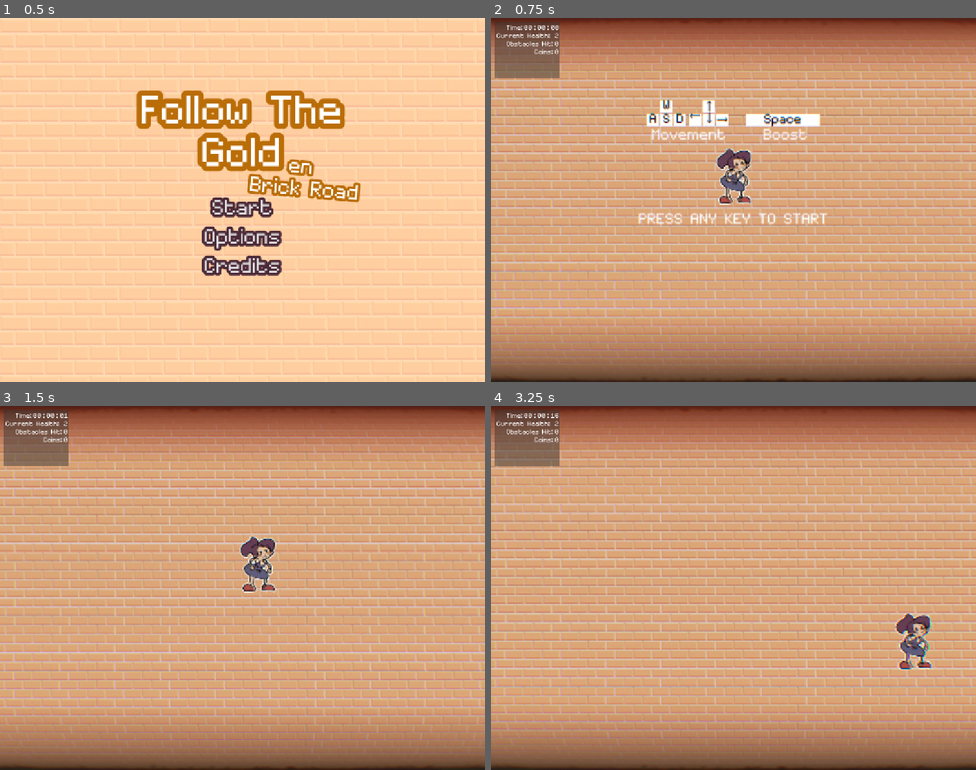
Above: before the commit, frames 1-4 (two rows, left to right).
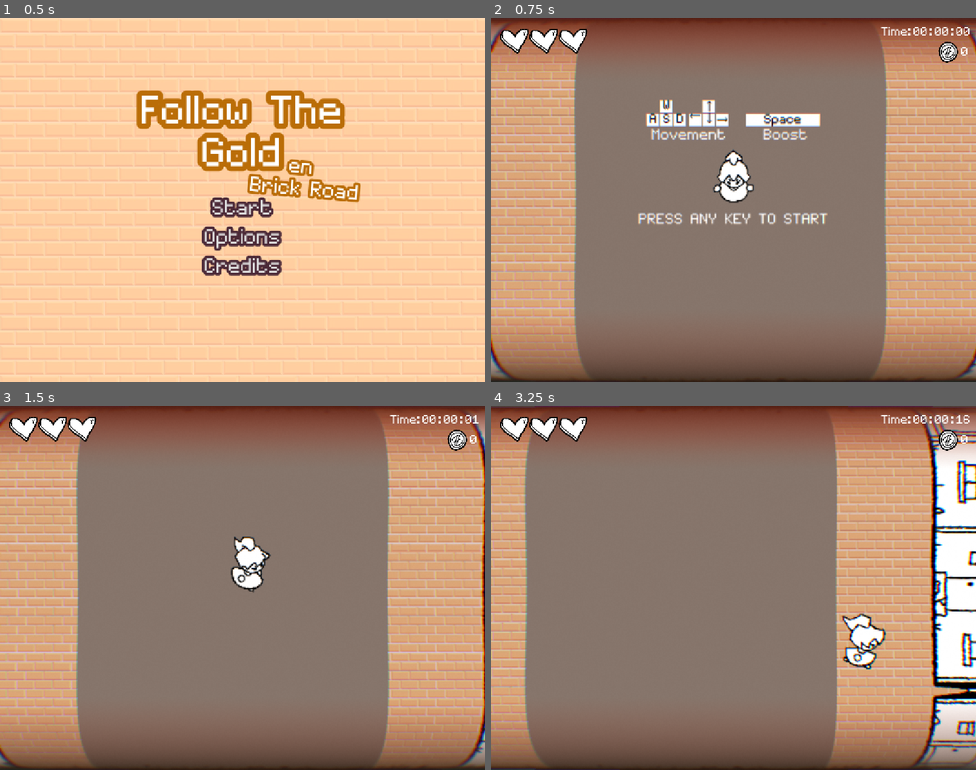
Above: after the commit, the same moments.

Repository: kayillustrations/Follow-The-Gold
Game: Godot game, scene res://scenes/main_menu.tscn
Same seed, same stepped clock (60 frames per second), same inputs: the game is played once before the commit and once after it.
Inputs (mouse positions are in pixels of both pictures, inside the frame that each line leads up to):
- Up to frame 1 (0.5 s): no input
- Up to frame 2 (0.75 s): click "Start" at 0.5 s
- Up to frame 3 (1.5 s): tap Enter (ui_accept) at 1.25 s; move the mouse to (349, 569) at 1.27 s; hold D (right) from 1.28 s (still down); tap Space (Boost) at 1.35 s
- Up to frame 4 (3.25 s): tap Enter (ui_accept) at 1.52, 2.27 s; move the mouse to (636, 606) at 2.02 s; release D (right) at 2.03 s; hold Down (down) 2.03-2.78 s; tap Space (Boost) at 2.1, 2.85 s; move the mouse to (782, 507) at 2.77 s; hold D (right) from 2.78 s (still down)

Frame 1 is identical in both runs. In frame 2, 63% of the frame differs, in the area x 0-100%, y 1-99%; in frame 3, 67%; in frame 4, 74%, in the area x 0-100%, y 0-100%.

Commit message:
test draft art

Diff:
--- a/_globals/autoloads/4.GameManager.gd
+++ b/_globals/autoloads/4.GameManager.gd
@@ -53,6 +53,7 @@
 	obstacles_spawned = 0
 	total_time_milli = 0
 	SceneLoader.ui.ClearTimer()
+	SceneLoader.ui.ResetHealth()
 	SignalBus.update_ui.emit()
 	StartedGame(false)
 	pass
--- a/_globals/components/damager_comp.gd
+++ b/_globals/components/damager_comp.gd
@@ -9,7 +9,6 @@
 	isObstacle = get_collision_layer_value(3)
 	if parent.name == "PathFollow2D":
 		parent = $"../../.."
-		print(parent.name)
 
 func _on_area_entered(area: Area2D) -> void:
 	if area.name == "HealthComp":
--- a/_globals/components/health_comp.gd
+++ b/_globals/components/health_comp.gd
@@ -35,6 +35,7 @@
 		SignalBus.Effects.DAMAGE:
 			sprite_color(false,damaged_color)
 			$"../Audio_damage".play()
+			SignalBus.isDamaged.emit(true)
 			ChangeHealth(1)
 		SignalBus.Effects.SLOWNESS:
 			sprite_color(false,Color.CADET_BLUE)
--- a/objects/obs_crow.tscn
+++ b/objects/obs_crow.tscn
@@ -2,7 +2,7 @@
 
 [ext_resource type="PackedScene" uid="uid://b04pl3lwnnh5n" path="res://objects/obstacle_base.tscn" id="1_q3604"]
 [ext_resource type="Script" uid="uid://s7j7gjthofv5" path="res://objects/obs_crow.gd" id="2_0tqeh"]
-[ext_resource type="Texture2D" uid="uid://rl4qhoiwaal" path="res://_imported/temp art/particles.png" id="2_yfxm3"]
+[ext_resource type="Texture2D" uid="uid://b6ddwbuw5b8gd" path="res://art/draft.png" id="3_stpov"]
 [ext_resource type="Script" uid="uid://dhu2arpfxq6j5" path="res://_globals/components/damager_comp.gd" id="4_lfxj6"]
 [ext_resource type="AudioStream" uid="uid://djrvnfgx6jdx8" path="res://sound/sfx/sfx_obstacles/sfx_wingflaps/wingflapVar1.wav" id="5_mkg1d"]
 [ext_resource type="AudioStream" uid="uid://cu0p5fx0bqrg" path="res://sound/sfx/sfx_obstacles/squacksfx.wav" id="6_aq32w"]
@@ -23,11 +23,10 @@
 
 [node name="Sprite2D" parent="." index="0"]
 z_index = 50
-position = Vector2(-1.5, -7)
-rotation = 2.96706
+position = Vector2(1, -7)
 scale = Vector2(0.25, 0.258)
-texture = ExtResource("2_yfxm3")
-region_rect = Rect2(165.668, -2.13332, 73.3335, 130.534)
+texture = ExtResource("3_stpov")
+region_rect = Rect2(337, 721, 250, 197)
 
 [node name="Area2D" parent="." index="3"]
 effect = 3
--- a/objects/obs_poppy.tscn
+++ b/objects/obs_poppy.tscn
@@ -1,9 +1,12 @@
-[gd_scene load_steps=4 format=3 uid="uid://b7jfb875f8a2f"]
+[gd_scene load_steps=5 format=3 uid="uid://b7jfb875f8a2f"]
 
 [ext_resource type="PackedScene" uid="uid://b04pl3lwnnh5n" path="res://objects/obstacle_base.tscn" id="1_i24vo"]
 [ext_resource type="Script" uid="uid://eve848u1a0tk" path="res://objects/obs_poppy.gd" id="2_c4wqy"]
+[ext_resource type="Texture2D" uid="uid://b6ddwbuw5b8gd" path="res://art/draft.png" id="3_ihaoh"]
 
 [sub_resource type="CapsuleShape2D" id="CapsuleShape2D_7c8k3"]
+radius = 11.5
+height = 34.0
 
 [node name="Poppy" instance=ExtResource("1_i24vo")]
 script = ExtResource("2_c4wqy")
@@ -11,7 +14,8 @@
 [node name="Sprite2D" parent="." index="0"]
 position = Vector2(0, -14)
 scale = Vector2(0.25, 0.258)
-region_rect = Rect2(1834.19, 2611.23, 68.3776, 105.322)
+texture = ExtResource("3_ihaoh")
+region_rect = Rect2(473, 302, 107, 139)
 
 [node name="Area2D" parent="." index="3"]
 effect = 2
--- a/objects/obs_puddle.tscn
+++ b/objects/obs_puddle.tscn
@@ -1,22 +1,33 @@
-[gd_scene load_steps=4 format=3 uid="uid://n1u4mdpwh8rw"]
+[gd_scene load_steps=5 format=3 uid="uid://n1u4mdpwh8rw"]
 
 [ext_resource type="PackedScene" uid="uid://b04pl3lwnnh5n" path="res://objects/obstacle_base.tscn" id="1_2yiwk"]
 [ext_resource type="Script" uid="uid://dv0xfi3owvx2d" path="res://objects/obs_puddle.gd" id="2_j2rvv"]
+[ext_resource type="Texture2D" uid="uid://b6ddwbuw5b8gd" path="res://art/draft.png" id="3_1vs7u"]
 
 [sub_resource type="CapsuleShape2D" id="CapsuleShape2D_sbo80"]
-radius = 8.0
-height = 52.0
+radius = 15.5
+height = 33.0
 
 [node name="Puddle" instance=ExtResource("1_2yiwk")]
 script = ExtResource("2_j2rvv")
 
 [node name="Sprite2D" parent="." index="0"]
-modulate = Color(0.215686, 1, 1, 1)
+position = Vector2(0, 15)
+scale = Vector2(0.2452, 0.254386)
+texture = ExtResource("3_1vs7u")
+region_rect = Rect2(1010, 244, 134, 114)
+
+[node name="CollisionShape2D" parent="." index="1"]
+position = Vector2(0, 22)
+
+[node name="CPUParticles2D" parent="." index="2"]
+position = Vector2(0, 22)
 
 [node name="Area2D" parent="." index="3"]
+position = Vector2(0, 22)
 effect = 1
 
 [node name="CollisionShape3D" parent="Area2D" index="0"]
-position = Vector2(0, -6)
+position = Vector2(0, -6.5)
 rotation = 1.5708
 shape = SubResource("CapsuleShape2D_sbo80")
--- a/objects/obs_rat.tscn
+++ b/objects/obs_rat.tscn
@@ -1,7 +1,7 @@
 [gd_scene load_steps=14 format=3 uid="uid://cjvaeesg11ow8"]
 
+[ext_resource type="Texture2D" uid="uid://b6ddwbuw5b8gd" path="res://art/draft.png" id="2_8cnln"]
 [ext_resource type="Script" uid="uid://b7cf0jrk81444" path="res://objects/obs_rat.gd" id="2_al31q"]
-[ext_resource type="Texture2D" uid="uid://rl4qhoiwaal" path="res://_imported/temp art/particles.png" id="3_1xfot"]
 [ext_resource type="Script" uid="uid://dhu2arpfxq6j5" path="res://_globals/components/damager_comp.gd" id="3_tfsen"]
 [ext_resource type="AudioStream" uid="uid://2yg770bir0wt" path="res://sound/sfx/sfx_player/sfx_footsteps/footstep1.wav" id="4_q2xi3"]
 [ext_resource type="AudioStream" uid="uid://co1ngce5gppwk" path="res://sound/sfx/sfx_obstacles/ratsqueaksfx.wav" id="4_tfsen"]
@@ -50,9 +50,9 @@
 rotation = 1.64934
 scale = Vector2(2, 2)
 skew = -0.0238584
-texture = ExtResource("3_1xfot")
+texture = ExtResource("2_8cnln")
 region_enabled = true
-region_rect = Rect2(-4.08563, 101.914, 42.4493, 61.6078)
+region_rect = Rect2(878, 820, 51, 132)
 
 [node name="CPUParticles2D" type="CPUParticles2D" parent="Path2D/PathFollow2D"]
 unique_name_in_owner = true
--- a/objects/obs_sewer.tscn
+++ b/objects/obs_sewer.tscn
@@ -1,23 +1,25 @@
-[gd_scene load_steps=4 format=3 uid="uid://dnebyvwvdm3kw"]
+[gd_scene load_steps=5 format=3 uid="uid://dnebyvwvdm3kw"]
 
 [ext_resource type="PackedScene" uid="uid://b04pl3lwnnh5n" path="res://objects/obstacle_base.tscn" id="1_xrqpe"]
 [ext_resource type="Script" uid="uid://d4hv7xr8j368x" path="res://objects/obs_sewer.gd" id="2_dwx8m"]
+[ext_resource type="Texture2D" uid="uid://b6ddwbuw5b8gd" path="res://art/draft.png" id="3_htohe"]
 
-[sub_resource type="RectangleShape2D" id="RectangleShape2D_5hnt2"]
-size = Vector2(37, 32)
+[sub_resource type="CapsuleShape2D" id="CapsuleShape2D_htohe"]
+radius = 20.0
+height = 39.9999
 
 [node name="Sewer" instance=ExtResource("1_xrqpe")]
 script = ExtResource("2_dwx8m")
 
 [node name="Sprite2D" parent="." index="0"]
 position = Vector2(0, 19.5001)
-rotation = 1.5708
 scale = Vector2(0.25, 0.258)
-region_rect = Rect2(1589.32, 1792.36, 156.503, 193.327)
+texture = ExtResource("3_htohe")
+region_rect = Rect2(649, 482, 160, 150)
 
 [node name="Area2D" parent="." index="3"]
 effect = 4
 
 [node name="CollisionShape3D" parent="Area2D" index="0"]
-position = Vector2(-0.5, 19.5001)
-shape = SubResource("RectangleShape2D_5hnt2")
+position = Vector2(0, 17.5)
+shape = SubResource("CapsuleShape2D_htohe")
--- a/objects/player.gd
+++ b/objects/player.gd
@@ -4,7 +4,9 @@
 @onready var cooldown: Timer = $Cooldown
 
 @onready var health_comp: HealthComp = $HealthComp
-@onready var sprite_2d: Sprite2D = $Sprite2D
+#@onready var sprite_2d: Sprite2D = $Sprite2D
+@onready var animated_sprite_2d: AnimatedSprite2D = $AnimatedSprite2D
+
 
 var player_starting_position : Vector2
 
@@ -59,6 +61,7 @@
 		return
 	AxisMovement()
 	CheckState()
+	GetAnimated()
 	pass
 
 func ResetPlayer():
@@ -112,6 +115,21 @@
 		velocity.y = GameManager.b_movement
 
 	move_and_slide()
+
+func GetAnimated():
+	if direction_x > 0:animated_sprite_2d.flip_h = true
+	else: animated_sprite_2d.flip_h = false
+	if direction_y > 0: animated_sprite_2d.speed_scale = 1.5
+	else: animated_sprite_2d.speed_scale = 1
+
+	if direction_x == 0 && direction_y > 0:
+		animated_sprite_2d.animation = "idle"
+	elif direction_x == 0:
+		animated_sprite_2d.animation = "forward"
+	elif abs(direction_x) == 1:
+		animated_sprite_2d.animation = "side"
+	else:
+		animated_sprite_2d.animation = "angle"
 
 func Boost(activated:bool):
 	var tween:= create_tween()
--- a/objects/player.tscn
+++ b/objects/player.tscn
@@ -1,10 +1,13 @@
-[gd_scene load_steps=19 format=3 uid="uid://dh2v0600vkess"]
+[gd_scene load_steps=23 format=3 uid="uid://dh2v0600vkess"]
 
 [ext_resource type="Script" uid="uid://053yqqoj8kga" path="res://objects/player.gd" id="1_ykyjo"]
-[ext_resource type="Texture2D" uid="uid://hivd6l8m2h8s" path="res://_imported/temp art/sheet_alley_placeholder.png" id="2_uxov2"]
+[ext_resource type="Texture2D" uid="uid://bdcx8e54af2hr" path="res://art/p_angle.png" id="2_s4hvt"]
+[ext_resource type="Texture2D" uid="uid://c5ur0kfhswm1x" path="res://art/p_forward.png" id="3_2sux5"]
 [ext_resource type="Script" uid="uid://dqvai2dc6pdkc" path="res://_globals/components/health_comp.gd" id="3_uxov2"]
+[ext_resource type="Texture2D" uid="uid://ccglb0xd6rheb" path="res://art/p_idle.png" id="4_iqfnf"]
 [ext_resource type="AudioStream" uid="uid://cillrsqptynng" path="res://sound/sfx/sfx_player/boostsfx.wav" id="4_nmc1l"]
 [ext_resource type="AudioStream" uid="uid://2yg770bir0wt" path="res://sound/sfx/sfx_player/sfx_footsteps/footstep1.wav" id="5_4vq5b"]
+[ext_resource type="Texture2D" uid="uid://dgki2ifhg5ap2" path="res://art/p_side.png" id="5_bhqug"]
 [ext_resource type="AudioStream" uid="uid://l5ycmngpuuwc" path="res://sound/sfx/sfx_player/hurtsfx.wav" id="5_mqnmn"]
 [ext_resource type="AudioStream" uid="uid://bfak80wc1fmpg" path="res://sound/sfx/sfx_player/sfx_footsteps/footstep2.wav" id="6_3nfmf"]
 [ext_resource type="AudioStream" uid="uid://b3lni6lo6o4hh" path="res://sound/sfx/sfx_obstacles/smokehitsfx.wav" id="6_5esnd"]
@@ -15,6 +18,41 @@
 [ext_resource type="AudioStream" uid="uid://c8nonnd0qjbse" path="res://sound/sfx/sfx_player/getcoinsfx.wav" id="9_2sux5"]
 [ext_resource type="AudioStream" uid="uid://df7sjs3pmrwsm" path="res://sound/sfx/sfx_player/sfx_footsteps/footstep5.wav" id="9_r673r"]
 [ext_resource type="AudioStream" uid="uid://doopgymm30mmj" path="res://sound/sfx/sfx_player/sfx_footsteps/footstep6.wav" id="10_mqnmn"]
+
+[sub_resource type="SpriteFrames" id="SpriteFrames_cyhxw"]
+animations = [{
+"frames": [{
+"duration": 1.0,
+"texture": ExtResource("2_s4hvt")
+}],
+"loop": true,
+"name": &"angle",
+"speed": 5.0
+}, {
+"frames": [{
+"duration": 1.0,
+"texture": ExtResource("3_2sux5")
+}],
+"loop": true,
+"name": &"forward",
+"speed": 5.0
+}, {
+"frames": [{
+"duration": 1.0,
+"texture": ExtResource("4_iqfnf")
+}],
+"loop": true,
+"name": &"idle",
+"speed": 5.0
+}, {
+"frames": [{
+"duration": 1.0,
+"texture": ExtResource("5_bhqug")
+}],
+"loop": true,
+"name": &"side",
+"speed": 5.0
+}]
 
 [sub_resource type="CapsuleShape2D" id="CapsuleShape2D_bxedw"]
 radius = 31.0
@@ -43,9 +81,15 @@
 [node name="Sprite2D" type="Sprite2D" parent="."]
 position = Vector2(0, -55.75)
 scale = Vector2(0.5, 0.5)
-texture = ExtResource("2_uxov2")
 region_enabled = true
 region_rect = Rect2(78, 1754, 147, 229)
+
+[node name="AnimatedSprite2D" type="AnimatedSprite2D" parent="."]
+position = Vector2(-4.76837e-07, -56)
+scale = Vector2(0.362667, 0.362667)
+sprite_frames = SubResource("SpriteFrames_cyhxw")
+animation = &"idle"
+autoplay = "idle"
 
 [node name="Collision" type="CollisionShape2D" parent="."]
 position = Vector2(0, -57)
--- a/saves/save.cfg
+++ b/saves/save.cfg
@@ -1,3 +1,3 @@
 [0]
 
-highscore=613
+highscore=796
--- a/saves/settings.cfg
+++ b/saves/settings.cfg
@@ -1,5 +1,5 @@
 [0]
 
 debug_mode=true
-volume_music=0.422
-volume_sfx=1.0
+volume_music=0.02
+volume_sfx=0.675
--- a/scenes/level.tscn
+++ b/scenes/level.tscn
@@ -1,6 +1,7 @@
-[gd_scene load_steps=35 format=3 uid="uid://camr044y2lsco"]
+[gd_scene load_steps=40 format=3 uid="uid://camr044y2lsco"]
 
 [ext_resource type="Texture2D" uid="uid://cd35i7r5y6bjo" path="res://_imported/temp art/8.png" id="4_klq6b"]
+[ext_resource type="Texture2D" uid="uid://b6ddwbuw5b8gd" path="res://art/draft.png" id="4_wc255"]
 [ext_resource type="PackedScene" uid="uid://iqtxh4ptoq52" path="res://objects/despawner.tscn" id="6_2r41h"]
 [ext_resource type="Script" uid="uid://dhu2arpfxq6j5" path="res://_globals/components/damager_comp.gd" id="6_8c41q"]
 [ext_resource type="Script" uid="uid://b8ono3hmwbpux" path="res://scenes/camera_2d.gd" id="6_b121j"]
@@ -20,6 +21,24 @@
 shader_parameter/distortion_strength = 0.5
 shader_parameter/distortion_radius = 1.0
 
+[sub_resource type="ShaderMaterial" id="ShaderMaterial_ux5qa"]
+
+[sub_resource type="Gradient" id="Gradient_82cfe"]
+interpolation_mode = 2
+offsets = PackedFloat32Array(0.480519)
+colors = PackedColorArray(0.526102, 0.461896, 0.423135, 1)
+
+[sub_resource type="GradientTexture2D" id="GradientTexture2D_gunhw"]
+gradient = SubResource("Gradient_82cfe")
+width = 624
+height = 1089
+fill_from = Vector2(1, 0)
+fill_to = Vector2(0, 0)
+
+[sub_resource type="AtlasTexture" id="AtlasTexture_arp2o"]
+atlas = ExtResource("4_wc255")
+region = Rect2(0, 0, 227.036, 1080)
+
 [sub_resource type="Gradient" id="Gradient_olg7q"]
 offsets = PackedFloat32Array(0.112554, 1)
 colors = PackedColorArray(0.79, 0.204083, 0.0869, 1, 1, 1, 1, 0)
@@ -113,9 +132,9 @@
 
 [node name="Camera2D" type="Camera2D" parent="."]
 material = SubResource("ShaderMaterial_8iemx")
-limit_left = -600
+limit_left = -700
 limit_top = -300
-limit_right = 600
+limit_right = 700
 limit_bottom = 600
 position_smoothing_enabled = true
 position_smoothing_speed = 10.0
@@ -137,6 +156,38 @@
 [node name="Sprite2D" type="Sprite2D" parent="Stationary/Parallax/Parallax2D"]
 modulate = Color(0.862, 0.77, 1, 1)
 texture = ExtResource("8_fpun6")
+
+[node name="Parallax2D4" type="Parallax2D" parent="Stationary/Parallax"]
+scroll_offset = Vector2(-6, -358)
+repeat_size = Vector2(0, 1080)
+autoscroll = Vector2(0, -150)
+limit_begin = Vector2(0, 0)
+follow_viewport = false
+
+[node name="Sprite2D" type="Sprite2D" parent="Stationary/Parallax/Parallax2D4"]
+material = SubResource("ShaderMaterial_ux5qa")
+texture = SubResource("GradientTexture2D_gunhw")
+
+[node name="Parallax2D2" type="Parallax2D" parent="Stationary/Parallax"]
+scroll_offset = Vector2(-595, -179)
+repeat_size = Vector2(0, 1080)
+autoscroll = Vector2(0, -150)
+limit_begin = Vector2(0, 0)
+follow_viewport = false
+
+[node name="Sprite2D" type="Sprite2D" parent="Stationary/Parallax/Parallax2D2"]
+texture = SubResource("AtlasTexture_arp2o")
+
+[node name="Parallax2D3" type="Parallax2D" parent="Stationary/Parallax"]
+scale = Vector2(-1, 1)
+scroll_offset = Vector2(599, -1543)
+repeat_size = Vector2(0, 1080)
+autoscroll = Vector2(0, -150)
+limit_begin = Vector2(0, 0)
+follow_viewport = false
+
+[node name="Sprite2D" type="Sprite2D" parent="Stationary/Parallax/Parallax2D3"]
+texture = SubResource("AtlasTexture_arp2o")
 
 [node name="Top" type="Sprite2D" parent="Stationary"]
 modulate = Color(0.62, 0.28768, 0.2046, 1)
--- a/scenes/ui.gd
+++ b/scenes/ui.gd
@@ -1,4 +1,6 @@
 extends Control
+
+const HEART = preload("res://ui/heart.tscn")
 
 @onready var timer: Timer = $Timer
 
@@ -10,30 +12,42 @@
 @onready var hit: Label = $ColorRect/VBoxContainer/HBox3/Hit
 @onready var coins: Label = $ColorRect/VBoxContainer/HBox4/Coins
 
+@onready var hearts = $Health/HBoxContainer
+
 
 func _ready() -> void:
 	SignalBus.update_ui.connect(_update_all)
 	SignalBus.GamePaused.connect(PauseTimer)
+	SignalBus.isDamaged.connect(_update_health)
 
 func _update_all():
-	_update_health()
 	_update_obstacles()
 	_update_coins()
 
 func _update_time():
 	if GameManager.current_time[0]<10:
-		millisec.text = "0" + str(GameManager.current_time[0])
-	else: millisec.text = str(GameManager.current_time[0])
+		%Millisec.text = "0" + str(GameManager.current_time[0])
+	else: %Millisec.text = str(GameManager.current_time[0])
 	if GameManager.current_time[1]<10:
-		sec.text = "0" + str(GameManager.current_time[1])
-	else: sec.text = str(GameManager.current_time[1])
+		%Sec.text = "0" + str(GameManager.current_time[1])
+	else: %Sec.text = str(GameManager.current_time[1])
 	if GameManager.current_time[2]<10:
-		min.text = "0" + str(GameManager.current_time[2])
-	else: min.text = str(GameManager.current_time[2])
+		%Min.text = "0" + str(GameManager.current_time[2])
+	else: %Min.text = str(GameManager.current_time[2])
 	pass
 
-func _update_health():
+func ResetHealth():
+	var current_hearts:int = 0
+	current_hearts = hearts.get_child_count()
+	while current_hearts < 3:
+		var temp = HEART.instantiate()
+		hearts.add_child(temp)
+		current_hearts += 1
+
+func _update_health(b:bool):
+	if !b:return
 	health.text = str(GameManager.current_health)
+	hearts.get_children().pick_random().queue_free()
 	pass
 
 func _update_obstacles():
@@ -41,7 +55,7 @@
 	pass
 
 func _update_coins():
-	coins.text = str(GameManager.coins_collected)
+	%Coins.text = str(GameManager.coins_collected)
 	pass
 
 func ClearTimer():
--- a/scenes/ui.tscn
+++ b/scenes/ui.tscn
@@ -1,6 +1,11 @@
-[gd_scene load_steps=2 format=3 uid="uid://bbxdll7jkkq64"]
+[gd_scene load_steps=4 format=3 uid="uid://bbxdll7jkkq64"]
 
 [ext_resource type="Script" uid="uid://dsxi4lmrd2q8t" path="res://scenes/ui.gd" id="1_nt7q6"]
+[ext_resource type="Texture2D" uid="uid://dqx6624xb3kmq" path="res://art/ui.png" id="2_x4jx1"]
+
+[sub_resource type="AtlasTexture" id="AtlasTexture_wm3ai"]
+atlas = ExtResource("2_x4jx1")
+region = Rect2(1303, 217, 96, 101)
 
 [node name="UI" type="Control"]
 layout_mode = 3
@@ -12,6 +17,7 @@
 script = ExtResource("1_nt7q6")
 
 [node name="ColorRect" type="ColorRect" parent="."]
+visible = false
 layout_mode = 2
 offset_left = 10.0
 offset_top = 10.0
@@ -99,4 +105,104 @@
 wait_time = 0.1
 one_shot = true
 
+[node name="Health" type="Control" parent="."]
+anchors_preset = 0
+offset_left = 22.0
+offset_top = 26.0
+offset_right = 62.0
+offset_bottom = 66.0
+
+[node name="HBoxContainer" type="HBoxContainer" parent="Health"]
+layout_mode = 0
+offset_right = 40.0
+offset_bottom = 40.0
+scale = Vector2(0.5, 0.5)
+
+[node name="Time" type="Control" parent="."]
+layout_mode = 1
+anchors_preset = 1
+anchor_left = 1.0
+anchor_right = 1.0
+offset_left = -54.0
+offset_top = 19.0
+offset_right = -14.0
+offset_bottom = 59.0
+grow_horizontal = 0
+
+[node name="HBox" type="HBoxContainer" parent="Time"]
+layout_mode = 1
+anchors_preset = 1
+anchor_left = 1.0
+anchor_right = 1.0
+offset_left = -130.0
+offset_bottom = 17.0
+grow_horizontal = 0
+alignment = 2
+
+[node name="Label" type="Label" parent="Time/HBox"]
+layout_mode = 2
+theme_override_font_sizes/font_size = 30
+text = "Time:"
+
+[node name="Min" type="Label" parent="Time/HBox"]
+unique_name_in_owner = true
+layout_mode = 2
+theme_override_font_sizes/font_size = 30
+text = "00"
+
+[node name="_" type="Label" parent="Time/HBox"]
+layout_mode = 2
+theme_override_font_sizes/font_size = 30
+text = ":"
+
+[node name="Sec" type="Label" parent="Time/HBox"]
+unique_name_in_owner = true
+layout_mode = 2
+theme_override_font_sizes/font_size = 30
+text = "00"
+
+[node name="_2" type="Label" parent="Time/HBox"]
+layout_mode = 2
+theme_override_font_sizes/font_size = 30
+text = ":"
+
+[node name="Millisec" type="Label" parent="Time/HBox"]
+unique_name_in_owner = true
+layout_mode = 2
+theme_override_font_sizes/font_size = 30
+text = "00"
+
+[node name="Coins" type="Control" parent="."]
+layout_mode = 1
+anchors_preset = 1
+anchor_left = 1.0
+anchor_right = 1.0
+offset_left = -40.0
+offset_top = 59.0
+offset_bottom = 99.0
+grow_horizontal = 0
+
+[node name="HBoxContainer" type="HBoxContainer" parent="Coins"]
+layout_mode = 1
+anchors_preset = 5
+anchor_left = 0.5
+anchor_right = 0.5
+offset_left = -107.0
+offset_right = 107.0
+offset_bottom = 101.0
+grow_horizontal = 2
+scale = Vector2(0.5, 0.5)
+theme_override_constants/separation = 15
+alignment = 2
+
+[node name="TextureRect" type="TextureRect" parent="Coins/HBoxContainer"]
+layout_mode = 2
+texture = SubResource("AtlasTexture_wm3ai")
+
+[node name="Coins" type="Label" parent="Coins/HBoxContainer"]
+unique_name_in_owner = true
+layout_mode = 2
+theme_override_font_sizes/font_size = 60
+text = "###"
+
 [connection signal="timeout" from="Timer" to="." method="_on_timer_timeout"]
--- /dev/null
+++ b/ui/heart.tscn
@@ -0,0 +1,10 @@
+[gd_scene load_steps=3 format=3 uid="uid://df5f8r2uiw7jf"]
+
+[ext_resource type="Texture2D" uid="uid://dqx6624xb3kmq" path="res://art/ui.png" id="1_j2oec"]
+
+[sub_resource type="AtlasTexture" id="AtlasTexture_yev5y"]
+atlas = ExtResource("1_j2oec")
+region = Rect2(1114, 47, 141, 122)
+
+[node name="Heart" type="TextureRect"]
+texture = SubResource("AtlasTexture_yev5y")
--- a/ui/option_menu.tscn
+++ b/ui/option_menu.tscn
@@ -1,10 +1,21 @@
-[gd_scene load_steps=4 format=3 uid="uid://du1xnqjuweym8"]
+[gd_scene load_steps=8 format=3 uid="uid://du1xnqjuweym8"]
 
 [ext_resource type="Script" uid="uid://d2tymwi1n3xsv" path="res://ui/option_menu.gd" id="1_72h1j"]
 [ext_resource type="FontFile" uid="uid://do6g4q03tl1gj" path="res://_imported/Fonts/Schrödinger.ttf" id="2_vtq1k"]
+[ext_resource type="Texture2D" uid="uid://dqx6624xb3kmq" path="res://art/ui.png" id="3_vtq1k"]
 
 [sub_resource type="StyleBoxFlat" id="StyleBoxFlat_vtq1k"]
 bg_color = Color(0.32, 0.1792, 0.1792, 1)
+
+[sub_resource type="AtlasTexture" id="AtlasTexture_0wds6"]
+atlas = ExtResource("3_vtq1k")
+region = Rect2(35, 365, 1360, 683)
+
+[sub_resource type="AtlasTexture" id="AtlasTexture_hc438"]
+atlas = ExtResource("3_vtq1k")
+region = Rect2(1303, 217, 96, 101)
+
+[sub_resource type="StyleBoxEmpty" id="StyleBoxEmpty_6jpam"]
 
 [node name="Options" type="Control"]
 layout_mode = 3
@@ -69,16 +80,6 @@
 text = "SFX"
 horizontal_alignment = 2
 
-[node name="SFX_Slider" type="HSlider" parent="Panel/MarginContainer/VBoxContainer/HBoxContainer"]
-unique_name_in_owner = true
-custom_minimum_size = Vector2(300, 0)
-layout_mode = 2
-size_flags_horizontal = 10
-size_flags_vertical = 1
-max_value = 1.0
-step = 0.001
-value = 1.0
-
 [node name="HBoxContainer2" type="HBoxContainer" parent="Panel/MarginContainer/VBoxContainer"]
 layout_mode = 2
 size_flags_vertical = 3
@@ -91,24 +92,72 @@
 text = "Music"
 horizontal_alignment = 2
 
-[node name="Music_Slider" type="HSlider" parent="Panel/MarginContainer/VBoxContainer/HBoxContainer2"]
-unique_name_in_owner = true
-custom_minimum_size = Vector2(300, 0)
-layout_mode = 2
-size_flags_horizontal = 10
-size_flags_vertical = 1
-max_value = 1.0
-step = 0.001
-value = 1.0
-
 [node name="Button" type="Button" parent="Panel"]
 layout_mode = 1
 offset_right = 53.0
 offset_bottom = 36.0
 text = "esc"
 
-[connection signal="drag_ended" from="Panel/MarginContainer/VBoxContainer/HBoxContainer/SFX_Slider" to="." method="_on_sfx_slider_drag_ended"]
-[connection signal="value_changed" from="Panel/MarginContainer/VBoxContainer/HBoxContainer/SFX_Slider" to="." method="_on_sfx_slider_value_changed"]
-[connection signal="drag_ended" from="Panel/MarginContainer/VBoxContainer/HBoxContainer2/Music_Slider" to="." method="_on_music_slider_drag_ended"]
-[connection signal="value_changed" from="Panel/MarginContainer/VBoxContainer/HBoxContainer2/Music_Slider" to="." method="_on_music_slider_value_changed"]
+[node name="Control" type="Control" parent="."]
+layout_mode = 1
+anchors_preset = 8
+anchor_left = 0.5
+anchor_top = 0.5
+anchor_right = 0.5
+anchor_bottom = 0.5
+offset_left = -20.0
+offset_top = -20.0
+offset_right = 20.0
+offset_bottom = 20.0
+grow_horizontal = 2
+grow_vertical = 2
+
+[node name="TextureRect" type="TextureRect" parent="Control"]
+self_modulate = Color(0.71, 0.40967, 0.3266, 1)
+layout_mode = 1
+offset_left = -312.0
+offset_top = -165.0
+offset_right = 1048.0
+offset_bottom = 518.0
+scale = Vector2(0.479999, 0.479999)
+texture = SubResource("AtlasTexture_0wds6")
+
+[node name="SFX_Slider" type="HSlider" parent="Control/TextureRect"]
+unique_name_in_owner = true
+custom_minimum_size = Vector2(800, 0)
+layout_mode = 2
+offset_left = 443.751
+offset_top = 291.667
+offset_right = 1243.75
+offset_bottom = 392.667
+size_flags_horizontal = 10
+size_flags_vertical = 1
+theme_override_icons/grabber = SubResource("AtlasTexture_hc438")
+theme_override_icons/grabber_highlight = SubResource("AtlasTexture_hc438")
+theme_override_styles/slider = SubResource("StyleBoxEmpty_6jpam")
+max_value = 1.0
+step = 0.001
+value = 1.0
+
+[node name="Music_Slider" type="HSlider" parent="Control/TextureRect"]
+unique_name_in_owner = true
+custom_minimum_size = Vector2(800, 0)
+layout_mode = 2
+offset_left = 443.751
+offset_top = 406.251
+offset_right = 1243.75
+offset_bottom = 507.251
+size_flags_horizontal = 10
+size_flags_vertical = 1
+theme_override_icons/grabber = SubResource("AtlasTexture_hc438")
+theme_override_icons/grabber_highlight = SubResource("AtlasTexture_hc438")
+theme_override_styles/slider = SubResource("StyleBoxEmpty_6jpam")
+max_value = 1.0
+step = 0.001
+value = 1.0
+
 [connection signal="pressed" from="Panel/Button" to="." method="_on_button_pressed"]
+[connection signal="drag_ended" from="Control/TextureRect/SFX_Slider" to="." method="_on_sfx_slider_drag_ended"]
+[connection signal="value_changed" from="Control/TextureRect/SFX_Slider" to="." method="_on_sfx_slider_value_changed"]
+[connection signal="drag_ended" from="Control/TextureRect/Music_Slider" to="." method="_on_music_slider_drag_ended"]
+[connection signal="value_changed" from="Control/TextureRect/Music_Slider" to="." method="_on_music_slider_value_changed"]
Binary file added: art/draft.png
Not shown, added: art/draft.png.import
Binary file added: art/p_angle.png
Not shown, added: art/p_angle.png.import
Binary file added: art/p_forward.png
Not shown, added: art/p_forward.png.import
Binary file added: art/p_idle.png
Not shown, added: art/p_idle.png.import
Binary file added: art/p_side.png
Not shown, added: art/p_side.png.import
Binary file added: art/ui.png
Not shown, added: art/ui.png.import
